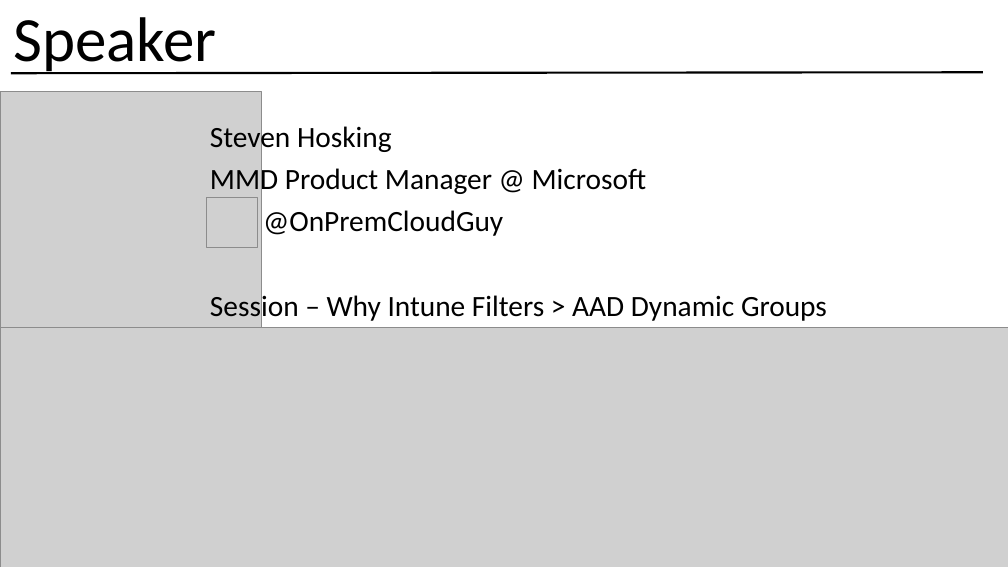
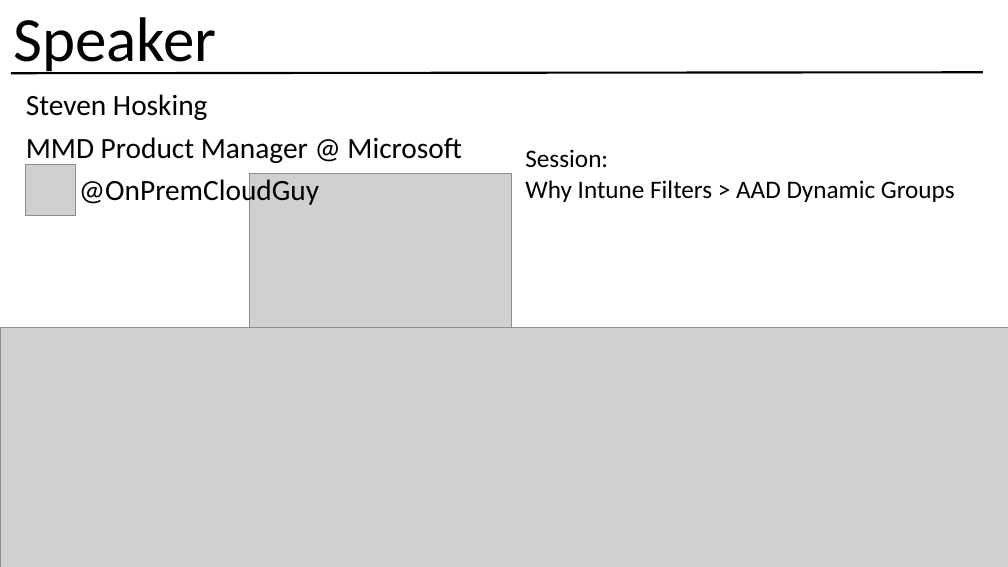
Before and after one commit to smcallister594/memugscotland, a slide deck: slide 7 of MEMUGScotland-Resources/Slides/31st-August-2022.pptx. Drawn at 1008x567 pixels with LibreOffice and Linux fonts; fonts in the diff are those of the drawing; grey boxes stand for pictures. Boxes give left, top, right and bottom in pixels: in the first picture for what was removed or moved away, otherwise in the second. Text is boxed around its words. In the diff, an @@ line names an element or a change of style, - is before the commit and + after.

Commit message:
added 18th oct slides

```diff
--- a/MEMUGScotland-Resources/Slides/31st-August-2022.pptx
+++ b/MEMUGScotland-Resources/Slides/31st-August-2022.pptx
@@ subtitle "Steven Hosking": place and size @@
-subtitle "Steven Hosking" at [210, 122, 827, 324]
+subtitle "Steven Hosking" at [26, 94, 462, 207]
@@ text added at [525, 149, 955, 202], 24 pt, text #000000 @@
+Session:
+Why Intune Filters > AAD Dynamic Groups
@@ picture: place and size @@
-picture at [206, 197, 257, 247]
+picture at [25, 165, 76, 216]
@@ picture: place and size @@
-picture at [0, 91, 262, 353]
+picture at [250, 173, 512, 435]
@@ subtitle at [210, 292, 827, 324]: paragraph removed @@
-Session – Why Intune Filters > AAD Dynamic Groups
```
Also in this commit, not shown: 1 other file.
